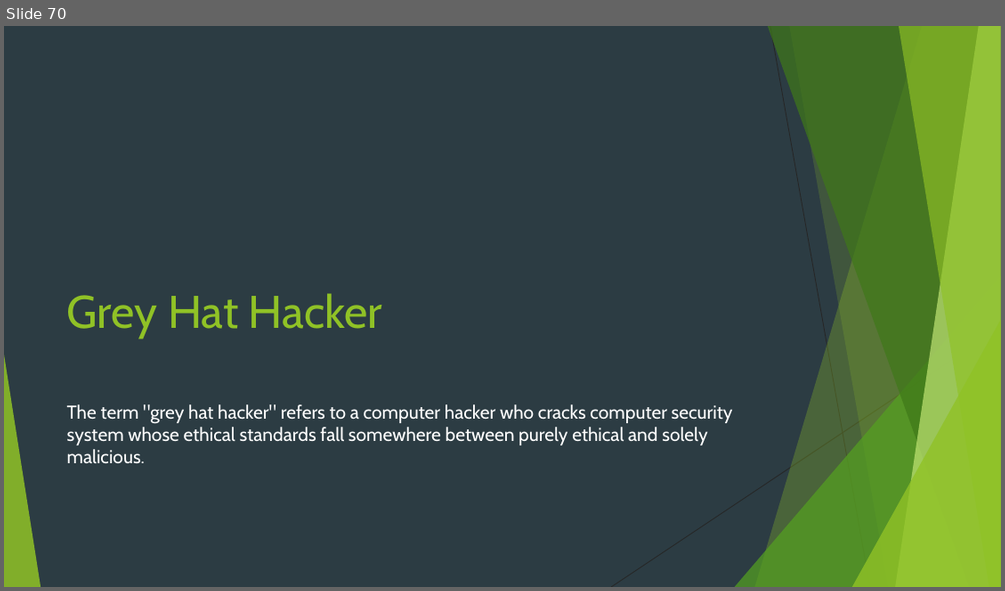
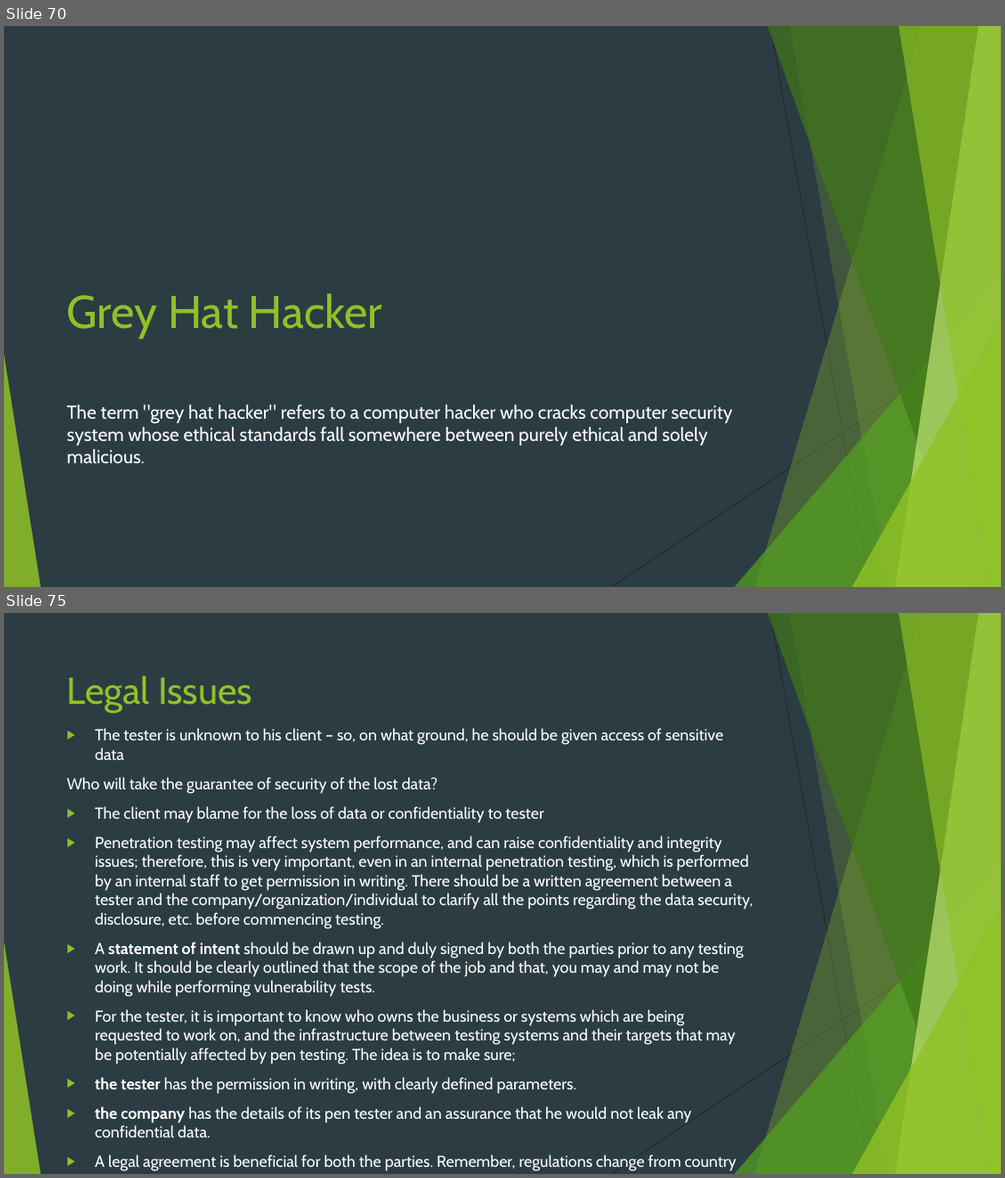
Before and after one commit to Navo26/SecurityTesting, a slide deck: PENETRATION TESTING.pptx. Shown one above the other, each under a label of ours: slide 70 before the commit, slides 70 and 75 after it; the slides between them are not shown. The pictures are 1005x591 and 1005x1178 pixels, drawn with LibreOffice and Linux fonts; fonts in the diff are those of the drawing. Boxes give left, top, right and bottom in pixels: in the first picture for what was removed or moved away, otherwise in the second. Text is boxed around its words. In the diff, an @@ line names an element or a change of style, - is before the commit and + after.

```diff
--- a/PENETRATION TESTING.pptx
+++ b/PENETRATION TESTING.pptx
@@ slide 75 added at box(4, 613, 1001, 1174), background #2C3C43; not listed: 10 template elements that a slide beside it also shows @@
@@ title added at box(67, 675, 252, 713), 36 pt, text #90C226 @@
+Legal Issues
@@ text added at box(67, 728, 752, 1168), 15.3 pt, text #FFFFFF @@
+▶ The tester is unknown to his client – so, on what ground, he should be given access of sensitive data
+Who will take the guarantee of security of the lost data?
+▶ The client may blame for the loss of data or confidentiality to tester
+▶ Penetration testing may affect system performance, and can raise confidentiality and integrity issues; therefore, this is very important, even in an internal penetration testing, which is performed by an internal staff to get permission in writing. There should be a written agreement between a tester and the company/organization/individual to clarify all the points regarding the data security, disclosure, etc. before commencing testing.
+▶ A statement of intent should be drawn up and duly signed by both the parties prior to any testing work. It should be clearly outlined that the scope of the job and that, you may and may not be doing while performing vulnerability tests.
+▶ For the tester, it is important to know who owns the business or systems which are being requested to work on, and the infrastructure between testing systems and their targets that may be potentially affected by pen testing. The idea is to make sure;
+▶ the tester has the permission in writing, with clearly defined parameters.
+▶ the company has the details of its pen tester and an assurance that he would not leak any confidential data.
+▶ A legal agreement is beneficial for both the parties. Remember, regulations change from country to country, so keep yourself abreast with the laws of your respective country. Sign an agreement only after considering the respective laws.
```
Also in this commit, not shown: 4 other slides added.
